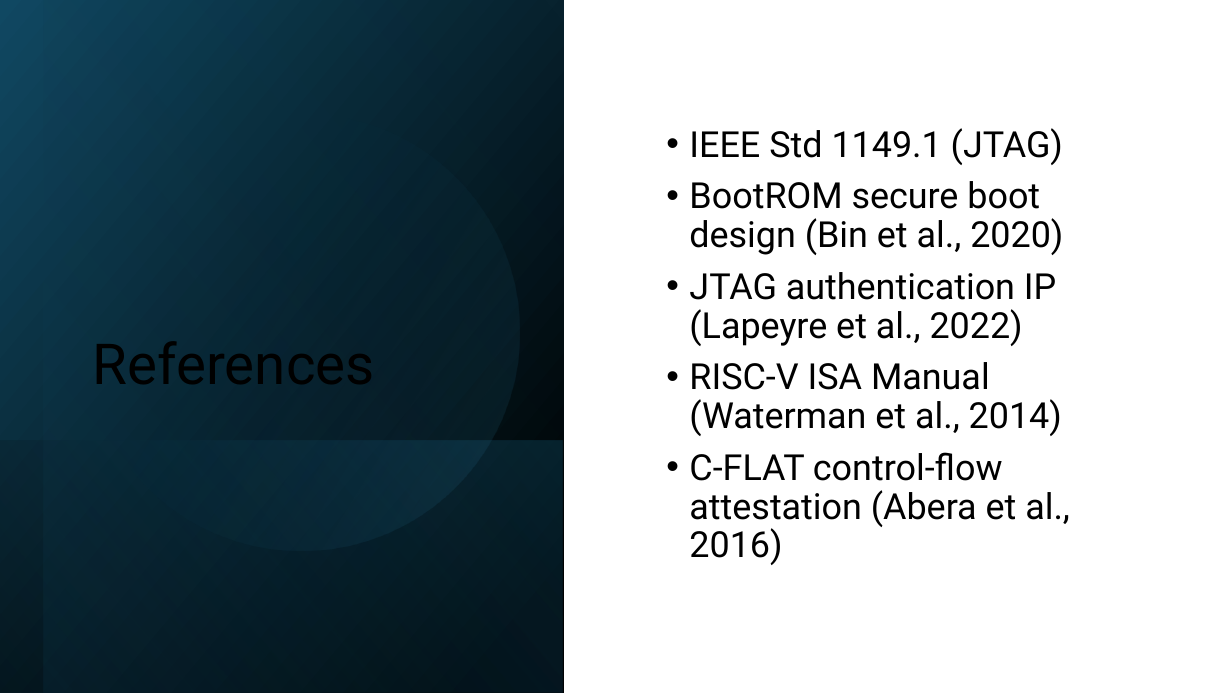
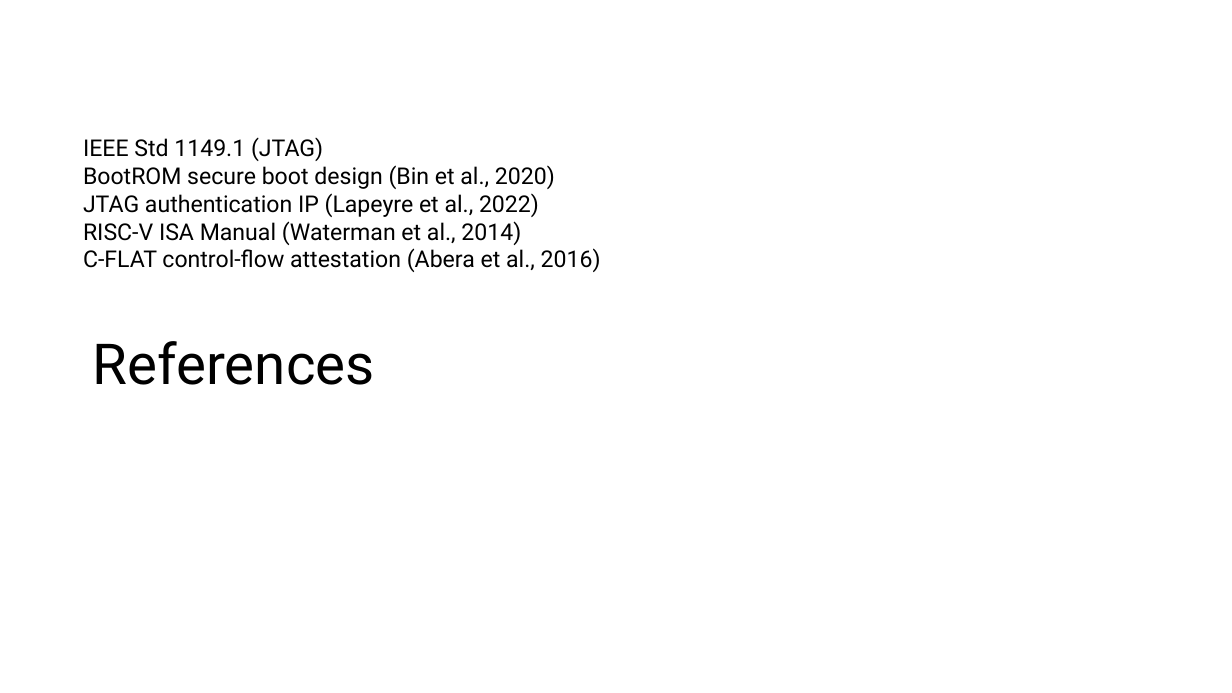
Before and after one commit to Maria618-hash/Ardiono-Alpha, a slide deck: slide 35 of thesis.pptx. Drawn at 1232x693 pixels with LibreOffice and Linux fonts; fonts in the diff are those of the drawing. Boxes give left, top, right and bottom in pixels: in the first picture for what was removed or moved away, otherwise in the second. Text is boxed around its words. In the diff, an @@ line names an element or a change of style, - is before the commit and + after.

```diff
--- a/thesis.pptx
+++ b/thesis.pptx
@@ rectangle removed at (0, 0, 564, 693) @@
@@ rectangle removed at (44, 0, 564, 693) @@
@@ ellipse removed at (44, 74, 559, 589) @@
@@ text "IEEE Std 1149.1 (JTAG)": place and size @@
-text "IEEE Std 1149.1 (JTAG)" at (689, 128, 1070, 565)
+text "IEEE Std 1149.1 (JTAG)" at (83, 137, 601, 272)
@@ text "IEEE Std 1149.1 (JTAG)" at (83, 137, 601, 272): size 28 to 18 pt; bullet • to none; line spacing 0.9 to 1; less space between paragraphs; vertical alignment middle to top @@
@@ rectangle removed at (0, 440, 563, 693) @@
```
Also in this commit, not shown: 24 other slides changed, 10 slides added, 10 slides removed.
